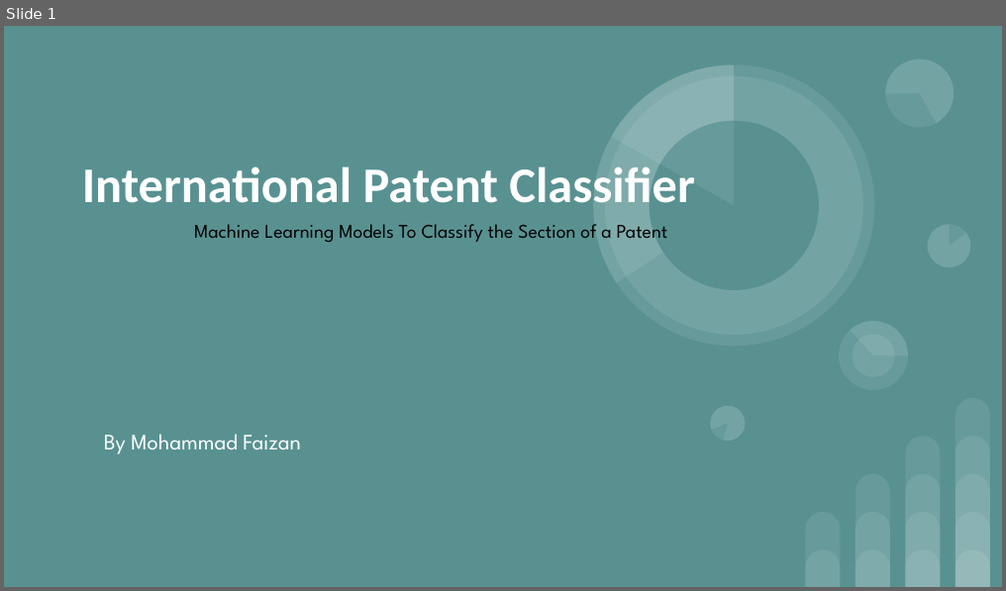
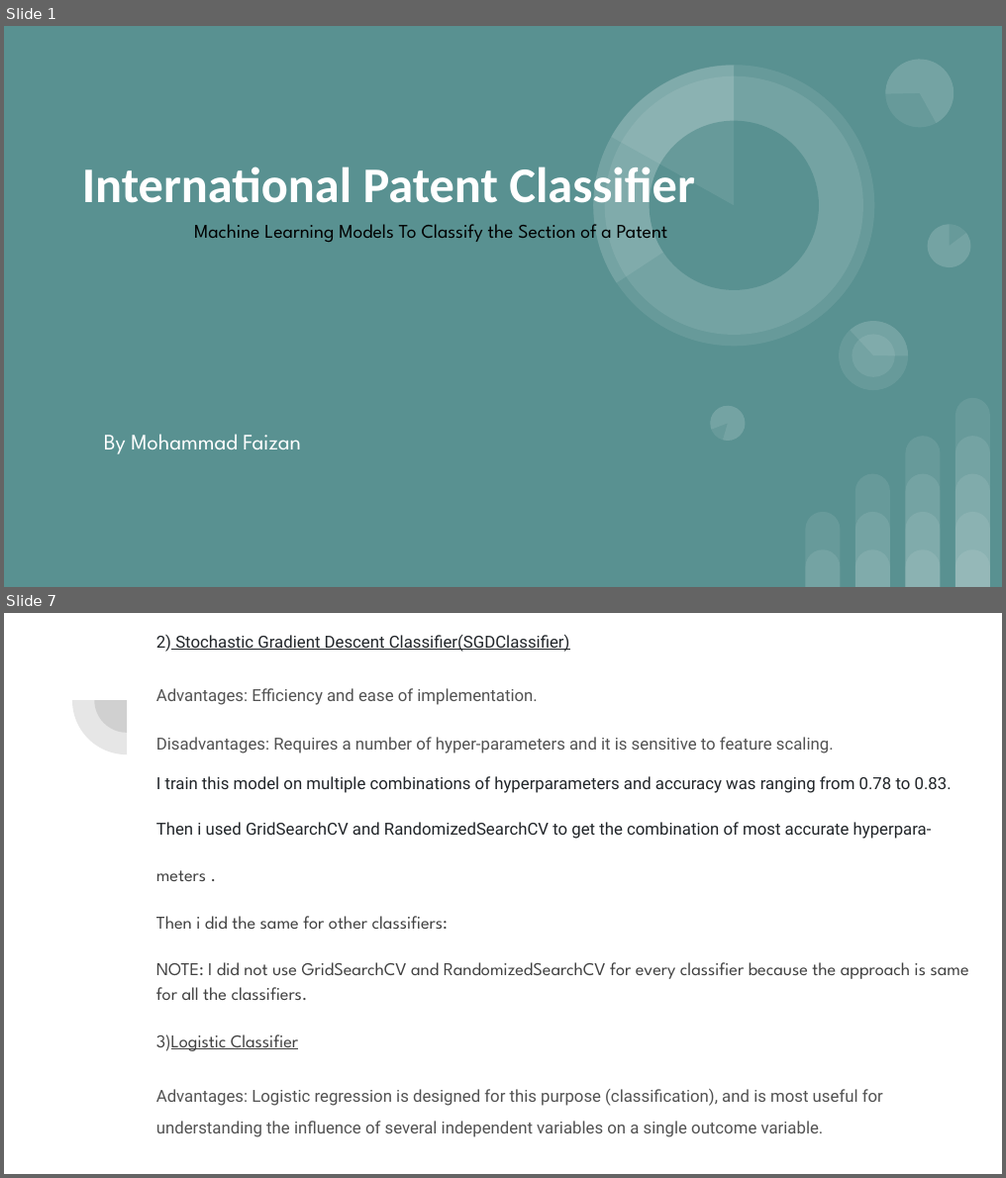
Before and after one commit to faizan4053/ipc_classifier, a slide deck: International Patent Classifier.pptx. Shown one above the other, each under a label of ours: slide 1 before the commit, slides 1 and 7 after it; the slides between them are not shown. The pictures are 1006x591 and 1006x1178 pixels, drawn with LibreOffice and Linux fonts; fonts in the diff are those of the drawing. Boxes give left, top, right and bottom in pixels: in the first picture for what was removed or moved away, otherwise in the second. Text is boxed around its words. In the diff, an @@ line names an element or a change of style, - is before the commit and + after.

Commit message:
adding ppt notebook and other changes

```diff
--- a/International Patent Classifier.pptx
+++ b/International Patent Classifier.pptx
@@ slide 7 added at <box>4,613,1002,1174</box>, background #FFFFFF @@
@@ text added at <box>156,634,969,1138</box>, 12 pt, text #525252 @@
+2) Stochastic Gradient Descent Classifier(SGDClassifier)
+Advantages: Efficiency and ease of implementation.
+Disadvantages: Requires a number of hyper-parameters and it is sensitive to feature scaling.
+I train this model on multiple combinations of hyperparameters and accuracy was ranging from 0.78 to 0.83.
+Then i used GridSearchCV and RandomizedSearchCV to get the combination of most accurate hyperpara-
+meters .
+Then i did the same for other classifiers:
+NOTE: I did not use GridSearchCV and RandomizedSearchCV for every classifier because the approach is same for all the classifiers.
+3)Logistic Classifier
+Advantages: Logistic regression is designed for this purpose (classification), and is most useful for understanding the influence of several independent variables on a single outcome variable.
@@ pie slice (boxed as its full ellipse) added at <box>72,646,180,755</box>, fill #424242 at 13% opacity @@
@@ pie slice (boxed as its full ellipse) added at <box>95,667,159,733</box>, fill #424242 at 13% opacity @@
```
Also in this commit, not shown: 2 slides changed, 6 other slides added, 1 slide removed, 3 other files.
